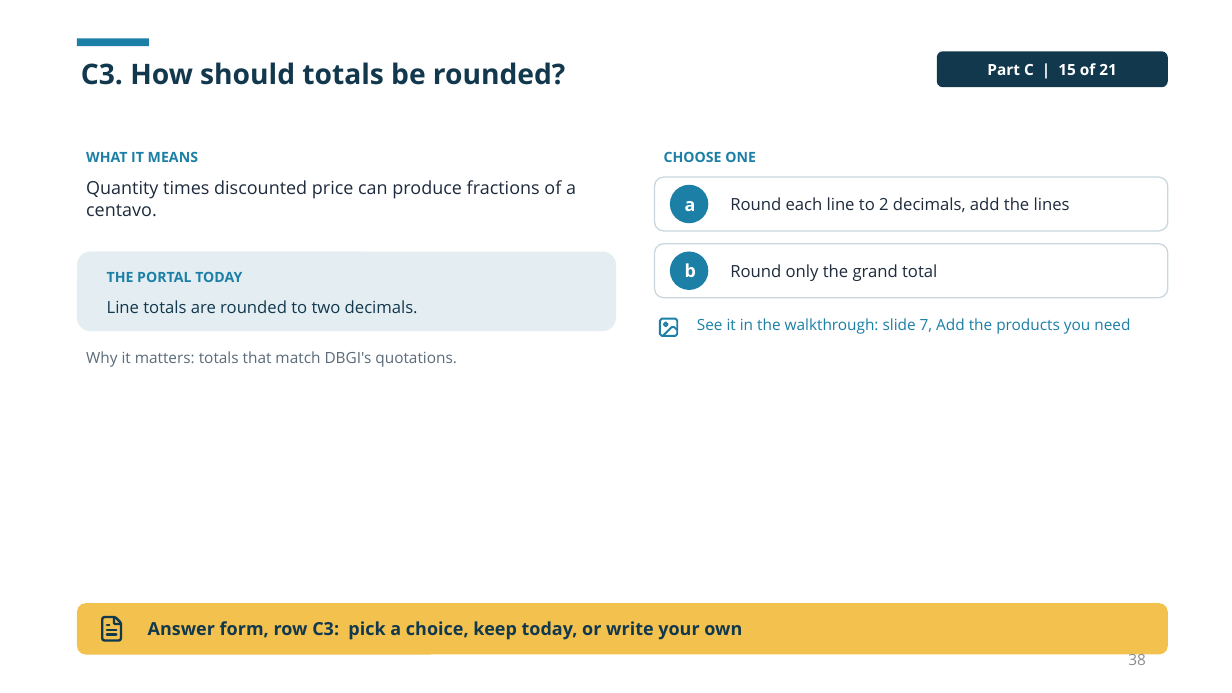
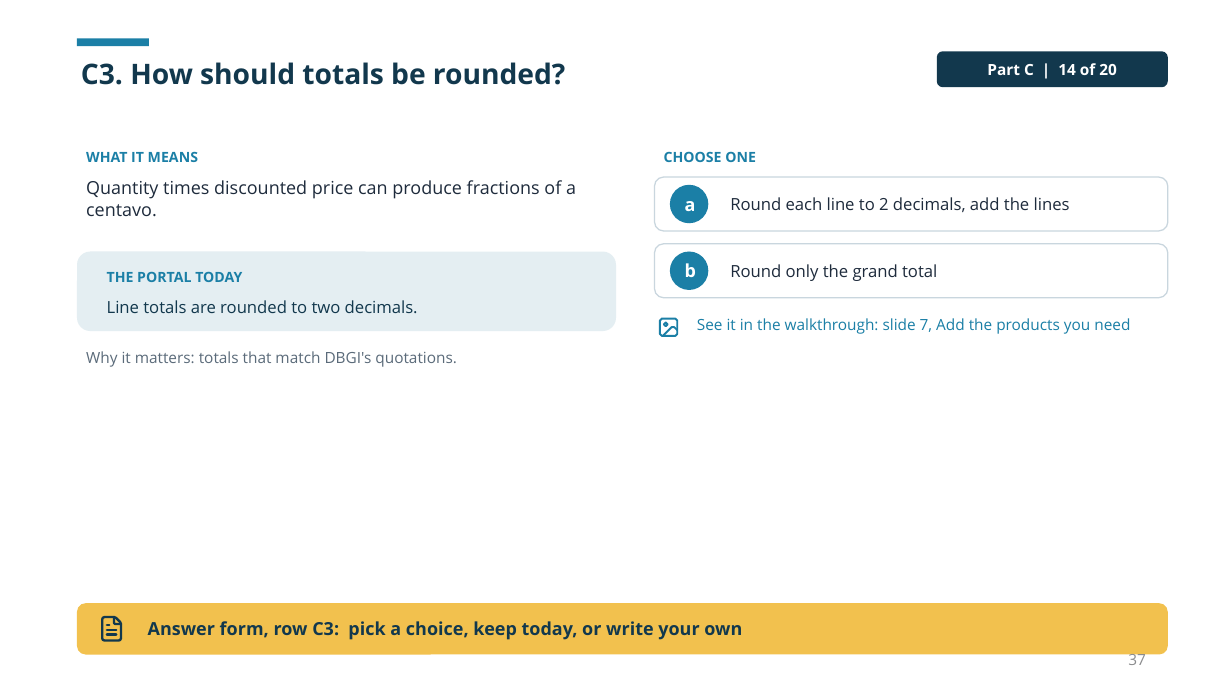
Before and after one commit to dbsuarez/dbgi-deal-registration-portal, a slide deck: slide 37 of docs/guides/Portal User Guide/Using the DBGI Portal.pptx (slide 38 before the commit). Drawn at 1232x693 pixels with LibreOffice and Linux fonts; fonts in the diff are those of the drawing. Boxes give left, top, right and bottom in pixels: in the first picture for what was removed or moved away, otherwise in the second. Text is boxed around its words. In the diff, an @@ line names an element or a change of style, - is before the commit and + after.

```diff
--- a/docs/guides/Portal User Guide/Using the DBGI Portal.pptx
+++ b/docs/guides/Portal User Guide/Using the DBGI Portal.pptx
@@ text in rounded rectangle at bbox=[987, 63, 1117, 75]: text changed @@
-Part C | 15 of 21
+Part C | 14 of 20
@@ page number at bbox=[1128, 651, 1146, 665]: text changed @@
-38
+37
```
Also in this commit, not shown: 21 other slides changed, 1 slide removed, 7 other files.
